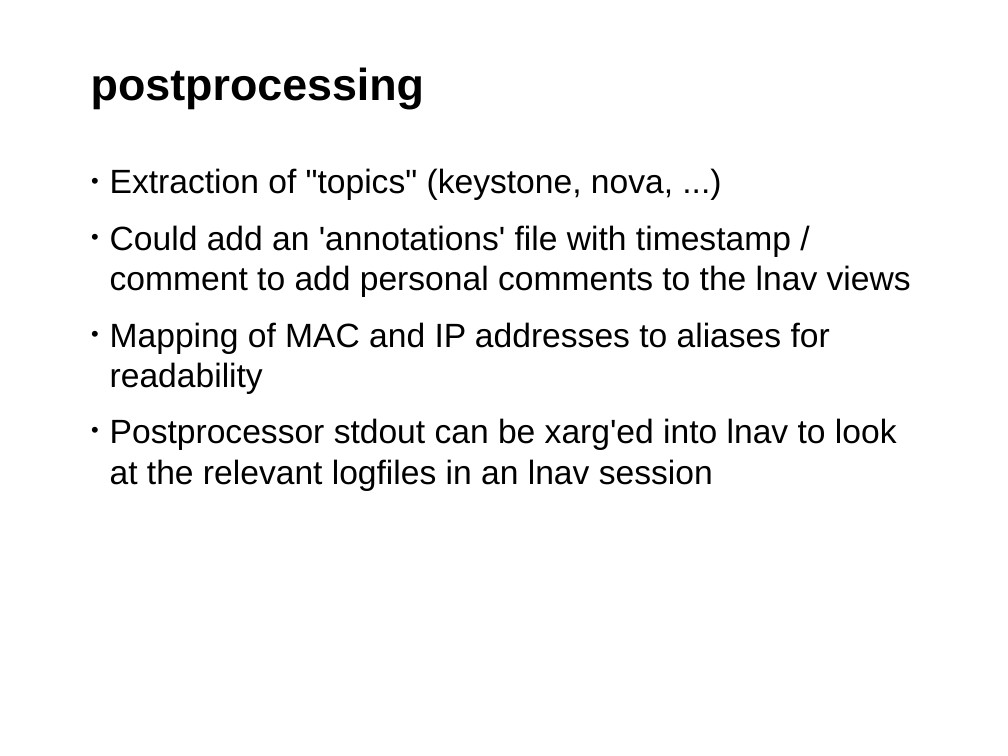
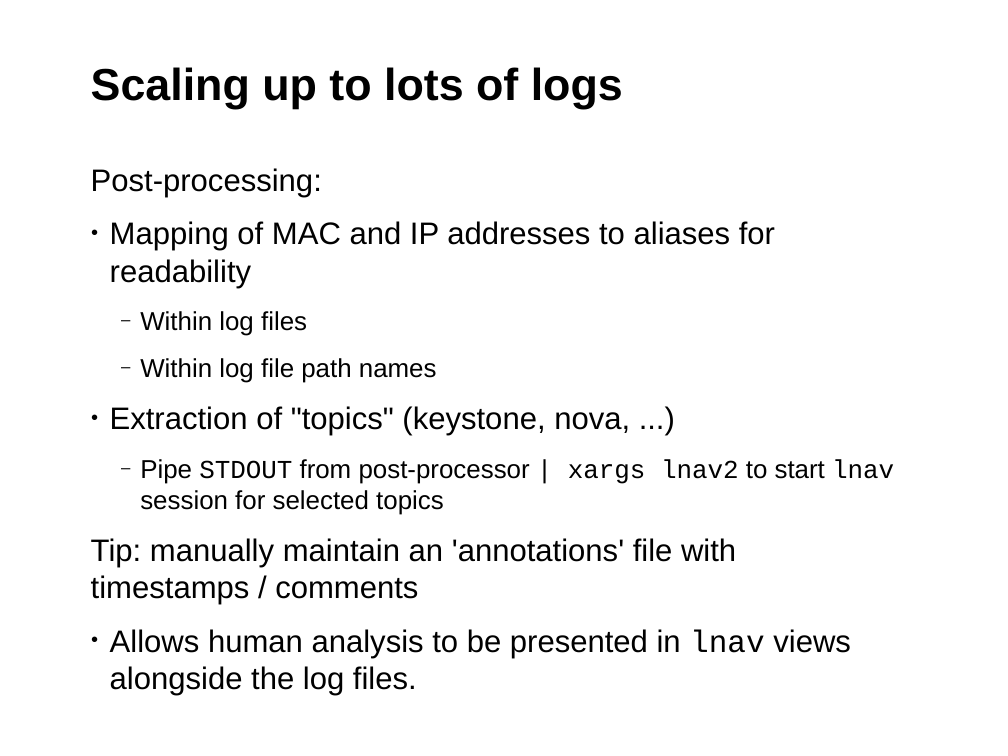
Before and after one commit to sayalilunkad/supportconfig-utils-slides, a slide deck: slide 15 of presentation.odp (slide 12 before the commit). Drawn at 1008x756 pixels with LibreOffice and Linux fonts; fonts in the diff are those of the drawing; background and template pictures are left out. Boxes give left, top, right and bottom in pixels: in the first picture for what was removed or moved away, otherwise in the second. Text is boxed around its words. In the diff, an @@ line names an element or a change of style, - is before the commit and + after.

Commit message:
lots more changes
Sorry, no time to break into smaller commits :-(

```diff
--- a/presentation.odp
+++ b/presentation.odp
@@ title at (91, 67, 623, 109): text changed @@
-postprocessing
+Scaling up to lots of logs
@@ text at (91, 168, 775, 383): paragraphs added @@
+Post-processing:
+• Mapping of MAC and IP addresses to aliases for readability
+  ‒ Within log files
+  ‒ Within log file path names
@@ text at (110, 406, 630, 436): size 24 to 22.2 pt in "Extraction of "topics" (keystone, nova, ...)" @@
@@ text at (91, 459, 894, 695): text changed; size 24 to 22.2 pt @@
-• Could add an 'annotations' file with timestamp / comment to add personal comments to the lnav views
-• Mapping of MAC and IP addresses to aliases for readability
-• Postprocessor stdout can be xarg'ed into lnav to look at the relevant logfiles in an lnav session
+  ‒ Pipe STDOUT from post-processor | xargs lnav2 to start lnav session for selected topics
+Tip: manually maintain an 'annotations' file with timestamps / comments
+• Allows human analysis to be presented in lnav views alongside the log files.
```
Also in this commit, not shown: 6 other slides changed, 5 slides added, 2 slides removed, 2 other files.
